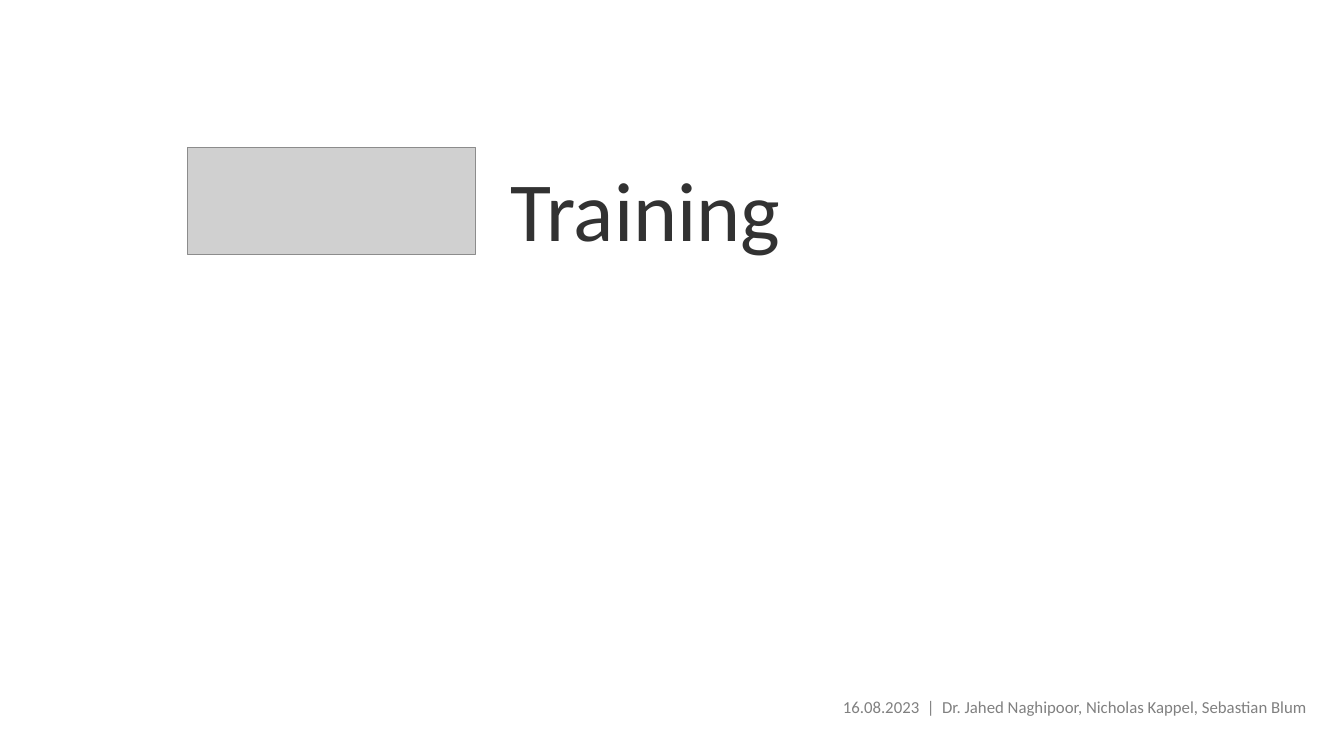
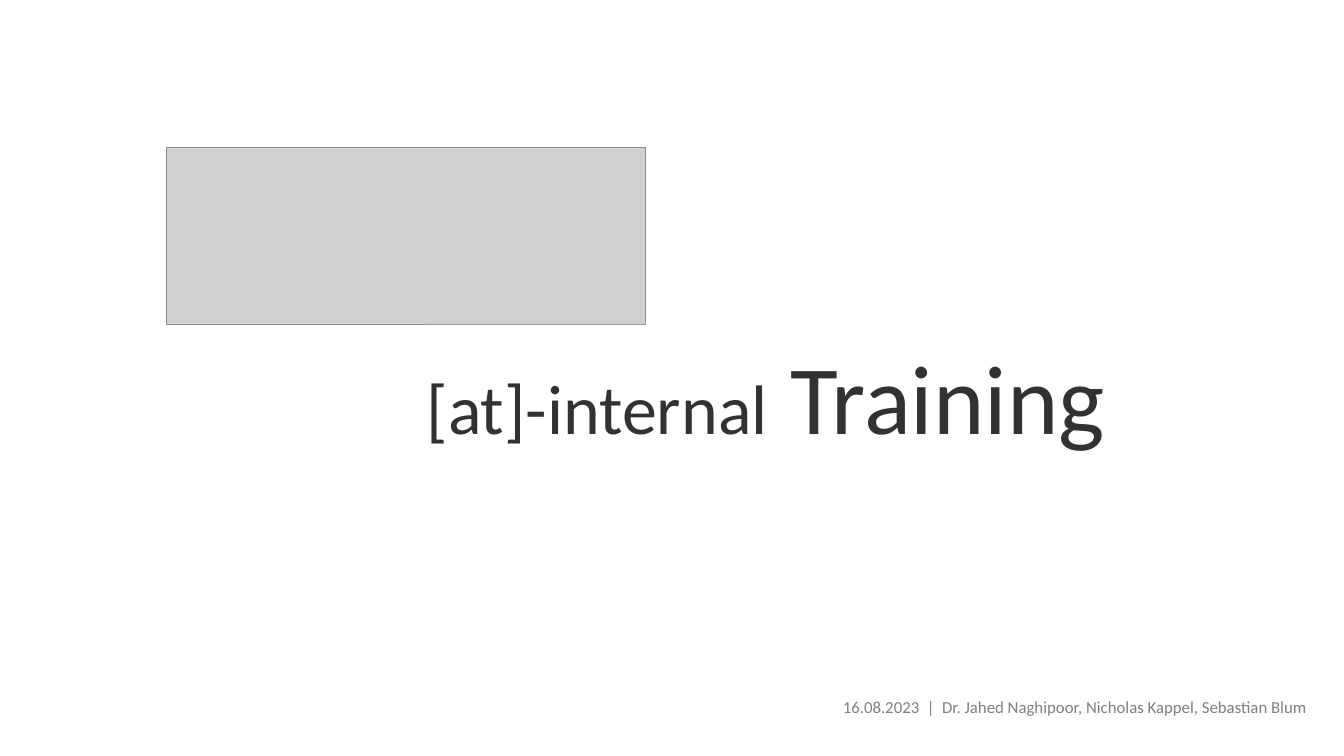
Before and after one commit to at-mlops/mlflow-training, a slide deck: slide 1 of MLflow_Overview.pptx. Drawn at 1344x756 pixels with LibreOffice and Linux fonts; fonts in the diff are those of the drawing; grey boxes stand for pictures. Boxes give left, top, right and bottom in pixels: in the first picture for what was removed or moved away, otherwise in the second. Text is boxed around its words. In the diff, an @@ line names an element or a change of style, - is before the commit and + after.

```diff
--- a/MLflow_Overview.pptx
+++ b/MLflow_Overview.pptx
@@ picture: place and size @@
-picture at (188,147,476,254)
+picture at (166,147,645,325)
@@ text at (427,366,1105,451): text changed; size 60 to 50 pt @@
-Training
+[at]-internal Training
```
Also in this commit, not shown: 2 other slides changed.
